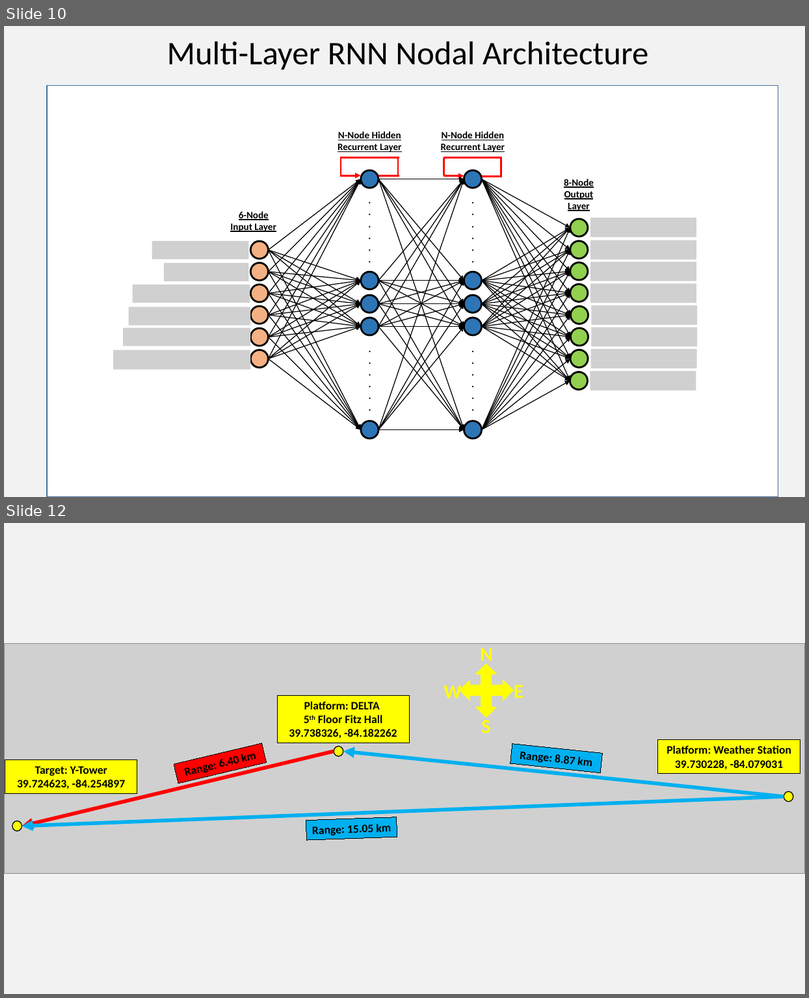
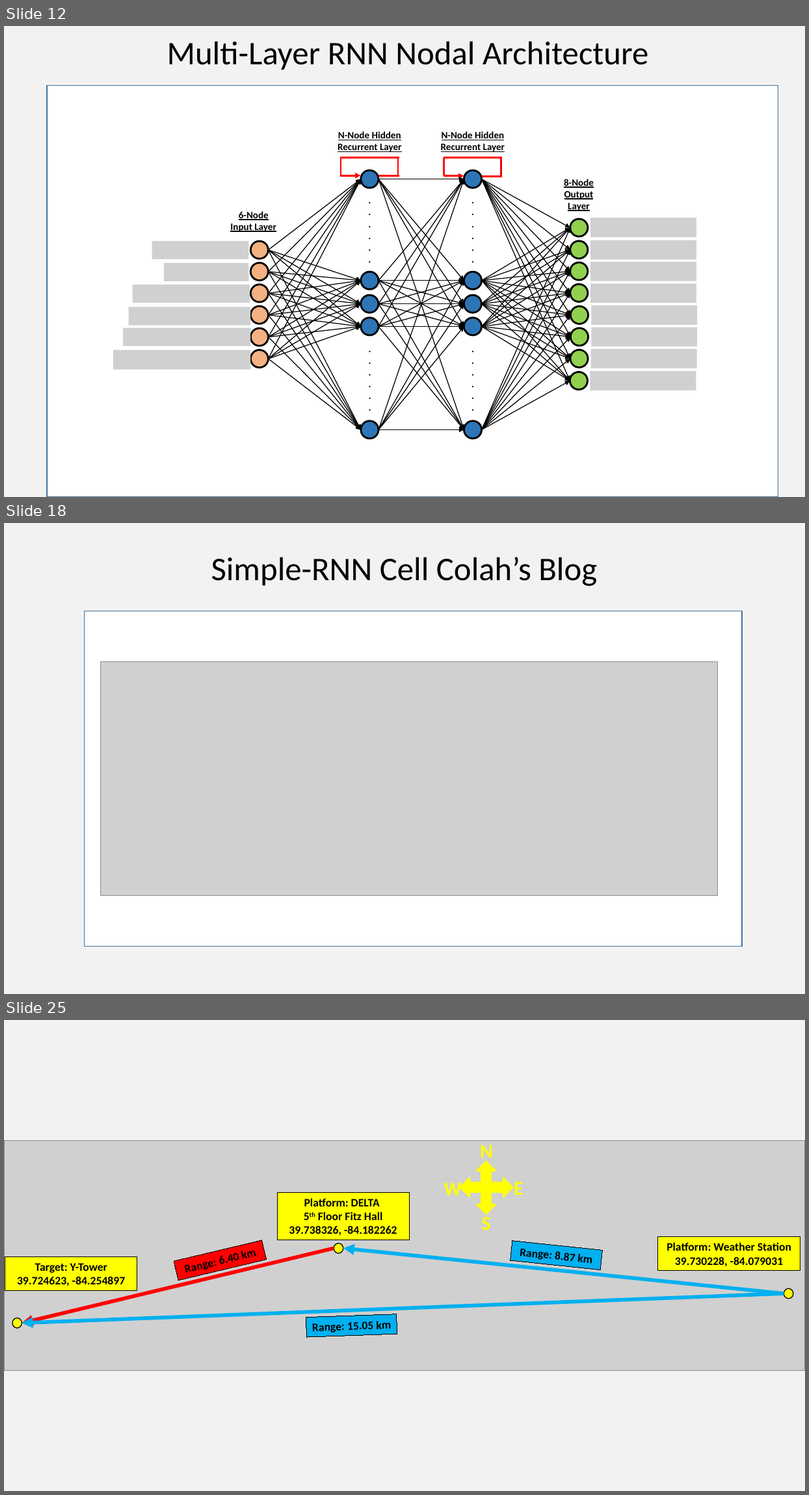
Before and after one commit to mgrose31/cn2_forecast, a slide deck: thesis_manuscript/Manuscript Figures.pptx. Shown one above the other, each under a label of ours: slides 10 and 12 before the commit, slides 12, 18 and 25 after it; the slides between them are not shown. The pictures are 809x998 and 809x1495 pixels, drawn with LibreOffice and Linux fonts; fonts in the diff are those of the drawing; grey boxes stand for pictures. Boxes give left, top, right and bottom in pixels: in the first picture for what was removed or moved away, otherwise in the second. Text is boxed around its words. In the diff, an @@ line names an element or a change of style, - is before the commit and + after.

```diff
--- a/thesis_manuscript/Manuscript Figures.pptx
+++ b/thesis_manuscript/Manuscript Figures.pptx
@@ slide 18 added at (4,523,805,994), background #F2F2F2 @@
@@ title added at (211,557,597,586), 40.4 pt, text #000000 @@
+Simple-RNN Cell Colah’s Blog
@@ rectangle added at (84,611,742,946), fill #FFFFFF, outline #43739E 1 pt @@
@@ picture added at (101,662,718,895) @@
@@ what was slide 10 is now slide 12 @@
@@ what was slide 12 is now slide 25 @@
```
Also in this commit, not shown: 5 slides changed, 12 other slides added, 15 other files.
